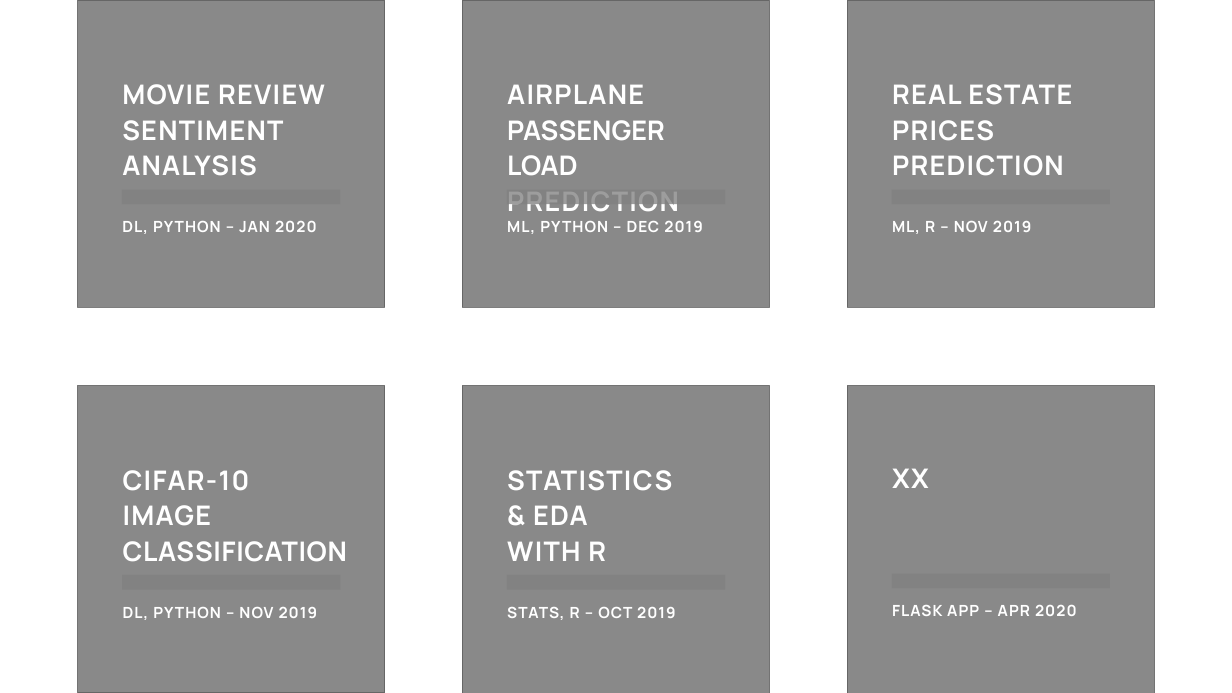
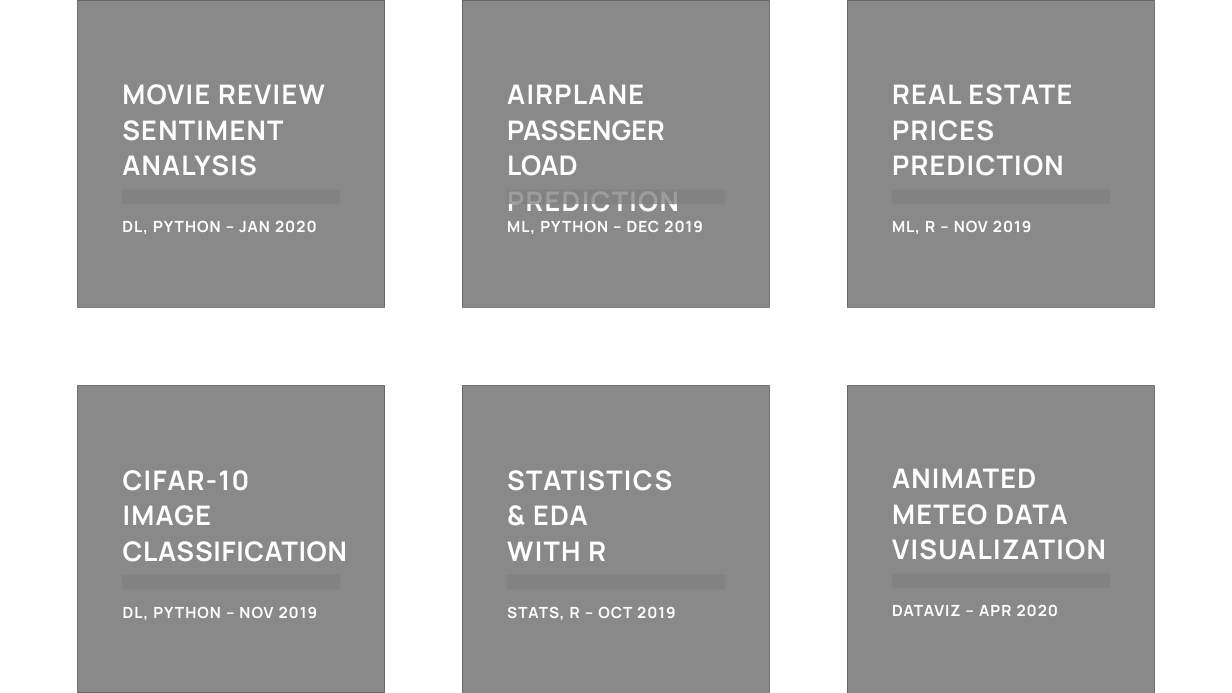
Before and after one commit to tdemareuil/tdemareuil.github.io, a slide deck: slide 2 of assets/images/portfolio/tiles.pptx. Drawn at 1232x693 pixels with LibreOffice and Linux fonts; fonts in the diff are those of the drawing; grey boxes stand for pictures. Boxes give left, top, right and bottom in pixels: in the first picture for what was removed or moved away, otherwise in the second. Text is boxed around its words. In the diff, an @@ line names an element or a change of style, - is before the commit and + after.

```diff
--- a/assets/images/portfolio/tiles.pptx
+++ b/assets/images/portfolio/tiles.pptx
@@ text removed at (892,468,929,488) @@
-XX
@@ text added at (892,468,1106,560), 21 pt, text #FFFFFF, bold @@
+ANIMATED METEO DATA VISUALIZATION
@@ text at (892,605,1059,616): text changed @@
-FLASK APP – APR 2020
+DATAVIZ – APR 2020
```
Also in this commit, not shown: 1 other slide changed, 2 other files.
